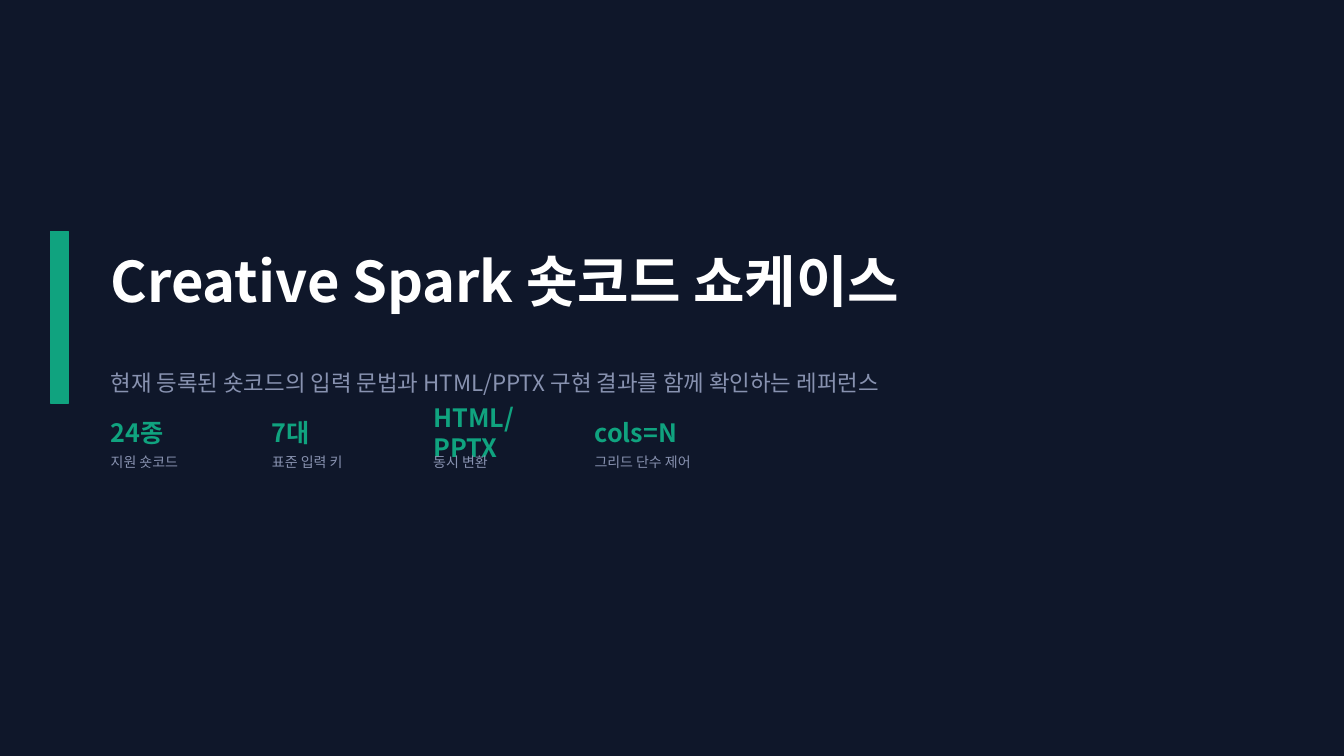
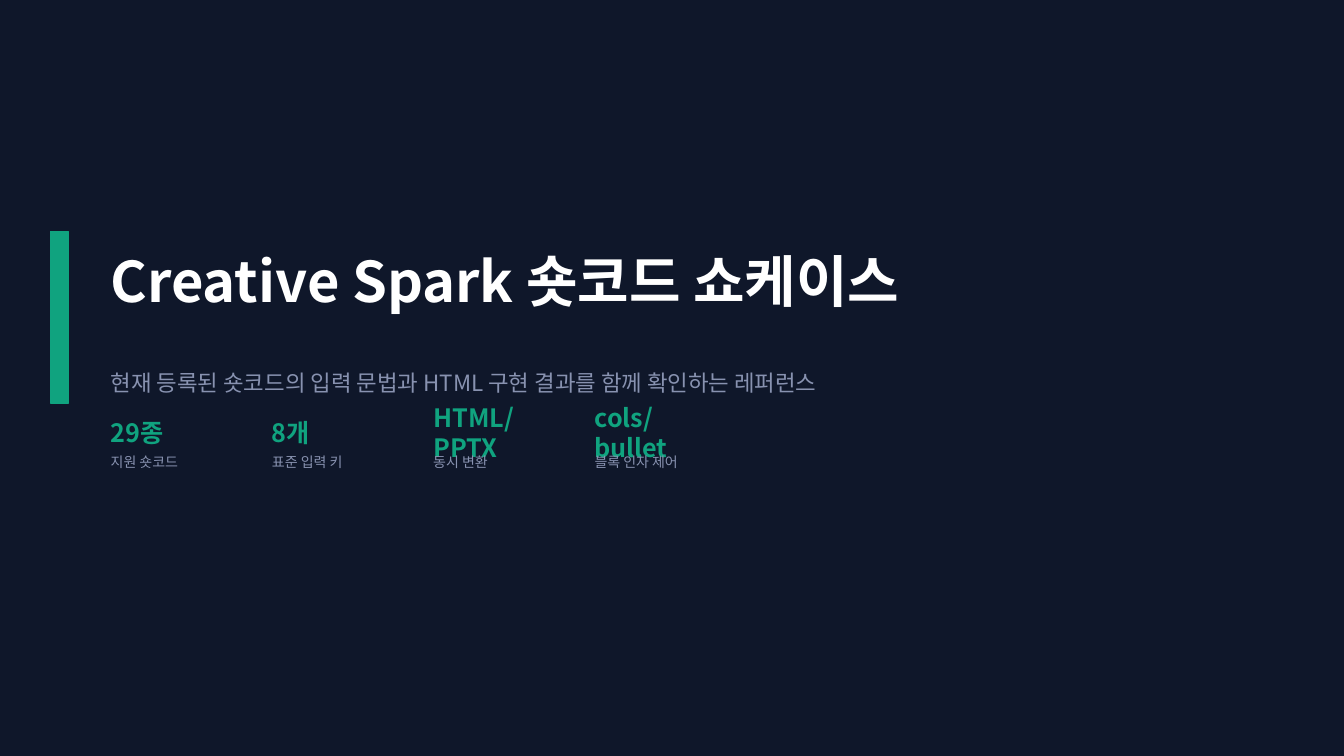
Before and after one commit to chamgil71/creative-spark, a slide deck: slide 1 of public/showcase/showcase.pptx. Drawn at 1344x756 pixels with LibreOffice and Linux fonts; fonts in the diff are those of the drawing. Boxes give left, top, right and bottom in pixels: in the first picture for what was removed or moved away, otherwise in the second. Text is boxed around its words. In the diff, an @@ line names an element or a change of style, - is before the commit and + after.

```diff
--- a/public/showcase/showcase.pptx
+++ b/public/showcase/showcase.pptx
@@ text at (111, 372, 816, 393): text changed @@
-현재 등록된 숏코드의 입력 문법과 HTML/PPTX 구현 결과를 함께 확인하는 레퍼런스
+현재 등록된 숏코드의 입력 문법과 HTML 구현 결과를 함께 확인하는 레퍼런스
@@ text at (595, 406, 668, 463): text changed @@
-cols=N
+cols/bullet
@@ text at (111, 422, 164, 444): text changed @@
-24종
+29종
@@ text at (272, 421, 310, 444): text changed @@
-7대
+8개
@@ text at (595, 453, 678, 468): text changed @@
-그리드 단수 제어
+블록 인자 제어
```
Also in this commit, not shown: 14 other slides changed, 4 slides added, 5 slides removed, 50 other files.
